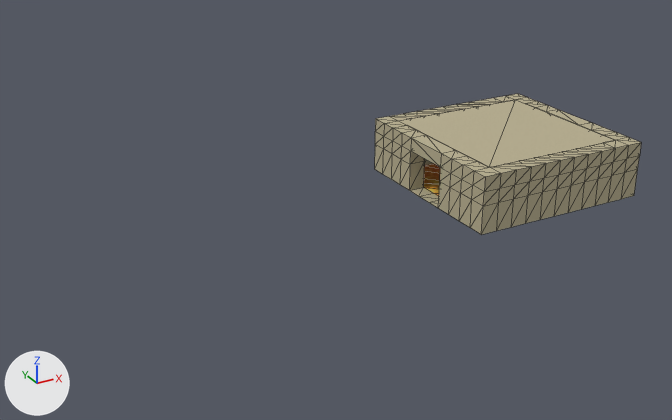
One commit to the glTF model static/models/room.glb: the scene before it, then after it.
One viewpoint serves both versions: a 50 mm camera at (-30.8, -37.3, 19.1) aimed at (-10.7, -0.8, 0.9). Lighting does not change. The marker at lower left points along +X, +Y and +Z. Mesh edges are drawn as thin lines. Vertices at the same position are counted once.

In view in the first picture: 'Room'.
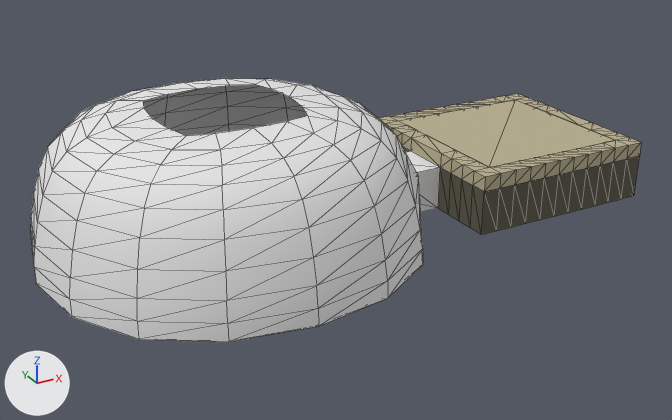
Where the change shows, as pixel boxes [x1, y1, x2, y2] in the pictures (672 x 420 px):
'Dome', added
    after: [31, 78, 440, 342]
'Room', reshaped
    before: [375, 94, 641, 235]
    after: [379, 94, 641, 235]
part 1 of me_floorplane, cut back
    before: [375, 132, 639, 235]
    after: [402, 146, 639, 235]

Edits to the bpy script that builds the scene:
```text
Add mat_domematerial:
    mat_domematerial = principled_material('DomeMaterial')
    mat_domematerial.base_color = (0.8, 0.8, 0.8)  # white #e7e7e7
    mat_domematerial.roughness = 1.0
Change me_floorplane:
    used by ob_room; location = (0.0, 0.0, 0.0)
    remove me_floorplane.from_pydata(...)  # 296 vertices, 564 faces; spans x -5.0..5.0, y -5.0..5.0, z 0.0..3.0
    add me_floorplane.from_pydata(...)  # 220 vertices, 414 faces; spans x -5.0..5.0, y -5.0..5.0, z 0.0..3.0
    me_floorplane part 1
    76 vertices are removed from x -5.0..5.0, y -5.0..5.0, z 0.0..1.5
    309 faces are deleted
    146 new faces join them, mat_wallmaterialbaked (picture img_walltexture)
    13 new faces join them, mat_floormaterialbaked
Add me_plane_001:
    me_plane_001.from_pydata(...)  # 226 vertices, 427 faces; spans x -25.0..-5.0, y -9.0..9.0, z 0.0..6.7
    me_plane_001.materials.append(mat_domematerial)  # white #e7e7e7
Add ob_dome:
    ob_dome = bpy.data.objects.new('Dome', me_plane_001)
    ob_dome.location = (0.0, 0.0, 0.0)
```
